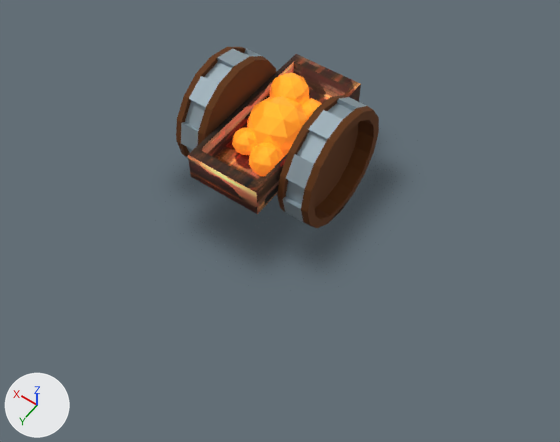
A saved change to the glTF model game/models/player.glb.
Both versions are drawn from a 50 mm camera at (-1.86, 2.59, 3.62) aimed at (-0.26, 0.34, 0.09). The axes (+X, +Y, +Z) are drawn at lower left. The lights are the same throughout. Where no turn or scale is listed for an object, it has been applied to the vertices. Vertices at the same position are counted once.

Objects in the first picture: 'Gold', 'Player', 'Shadow', 'Wheels'.
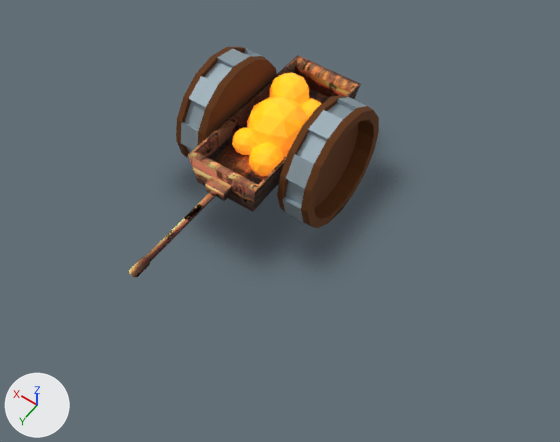
Boxes [x1, y1, x2, y2] around the edits, measured in the pictures (560 x 442 px):
'Player', surface changed, reshaped (34% wider, 39% taller): before [188, 54, 361, 214]; after [129, 55, 361, 277]
'Gold', recoloured, surface changed (orange to yellow): [232, 73, 321, 176] in both
part 1 of me_cube_004, built on: before [188, 54, 361, 214]; after [129, 55, 361, 277]
part 2 of me_cube_004, surface changed: [216, 88, 329, 182] in both

The change, as a diff of the scene's bpy script:
```diff
--- a/game/models/player.glb.py
+++ b/game/models/player.glb.py
@@ img_seamless_cinder_block_texture @@
+img_seamless_cinder_block_texture = load_image('Seamless-Cinder-Block-Texture', '_unpacked/Seamless-Cinder-Block-Texture', 2048, 2048, 'Non-Color')
@@ mat_wood @@
 n0 = _N.new('ShaderNodeBsdfPrincipled'); n0.name = 'Principled BSDF'
 n2.image = img_bake_player
+n3 = _N.new('ShaderNodeNormalMap'); n3.name = 'Normal Map'
+n3.uv_map = 'UVMap'
+n4 = _N.new('ShaderNodeTexImage'); n4.name = 'Image Texture.001'
+n4.image = img_seamless_cinder_block_texture
 _L.new(n0.outputs[0], n1.inputs[0])  # 'BSDF' to 'Surface'
 _L.new(n2.outputs[0], n0.inputs[0])  # 'Color' to 'Base Color'
+_L.new(n3.outputs[0], n0.inputs[5])  # 'Normal' to 'Normal'
+_L.new(n4.outputs[0], n3.inputs[1])  # 'Color' to 'Color'
@@ mat_gold @@
 mat_gold = principled_material('gold')
-mat_gold.base_color = (1.0, 0.557, 0.014)  # yellow #ffc51f
-mat_gold.metallic = 0.444
+mat_gold.base_color = (1.0, 0.655, 0.0)  # yellow #ffd400
 mat_gold.roughness = 0.0714
@@ me_cube_004 @@
 # used by ob_player; location = (0.0, 0.0, 0.0)
-me_cube_004.from_pydata(...)  # 20 vertices, 36 faces; spans x -0.234..0.234, y -0.518..0.518, z 0.316..0.498
+me_cube_004.from_pydata(...)  # 52 vertices, 100 faces; spans x -0.234..0.234, y -0.524..1.25, z 0.31..0.507
+# me_cube_004 part 1
+# 7 vertices are removed from x -0.234..0.234, y -0.45..0.518, z 0.316..0.498
+# 24 faces are deleted
+# 3 vertices move from x -0.234..0.234, y -0.518, z 0.316..0.498 to x -0.189..0.225, y -0.524..-0.519, z 0.312..0.486
+# 33 vertices are added at x -0.229..0.219, y -0.49..1.25, z 0.31..0.507
+# 6 new vertices lie (0.036, 0.0, 0.0) away from vertices in x -0.018, y 0.586..1.25, z 0.4..0.414
+# 88 new faces join them
+# me_cube_004 part 2: 12 kept faces spanning x -0.234..0.225, y -0.524..0.45, z 0.312..0.498 get new texture (UV) coordinates
 me_cube_004.materials.append(mat_wood)
```
